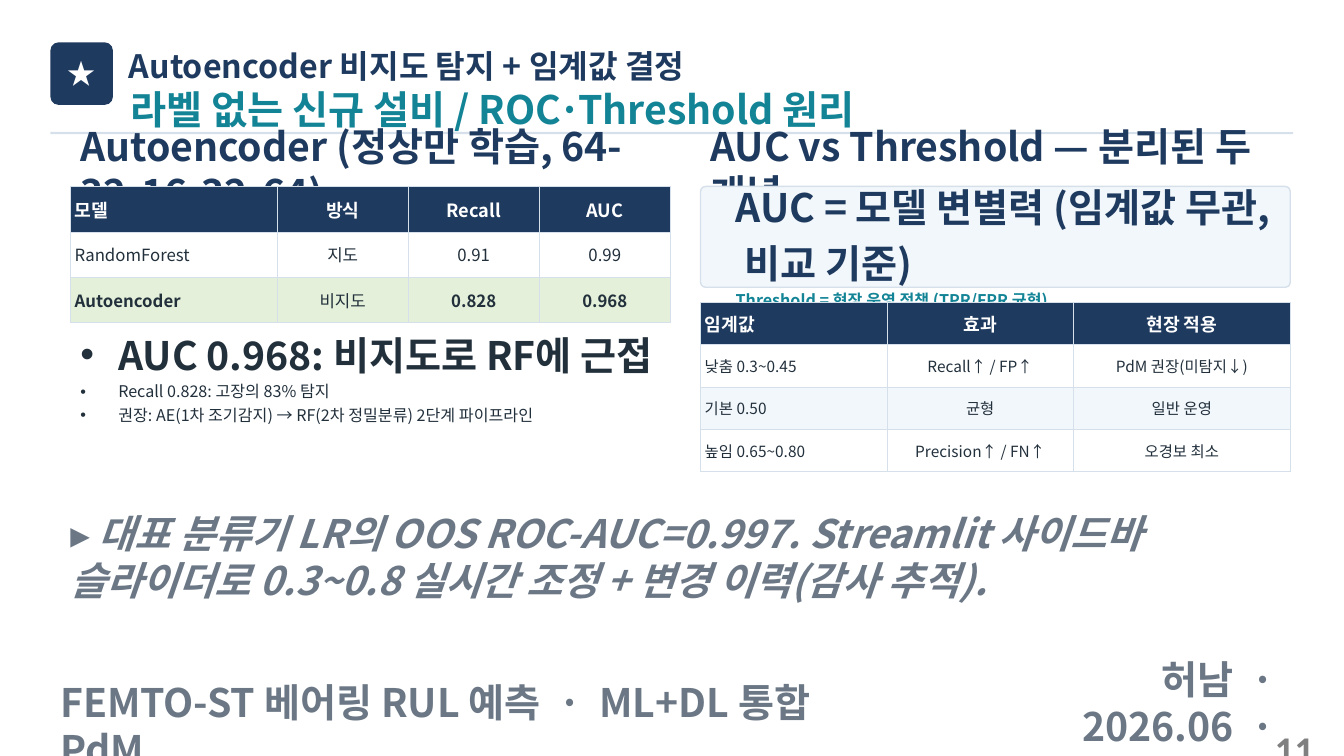
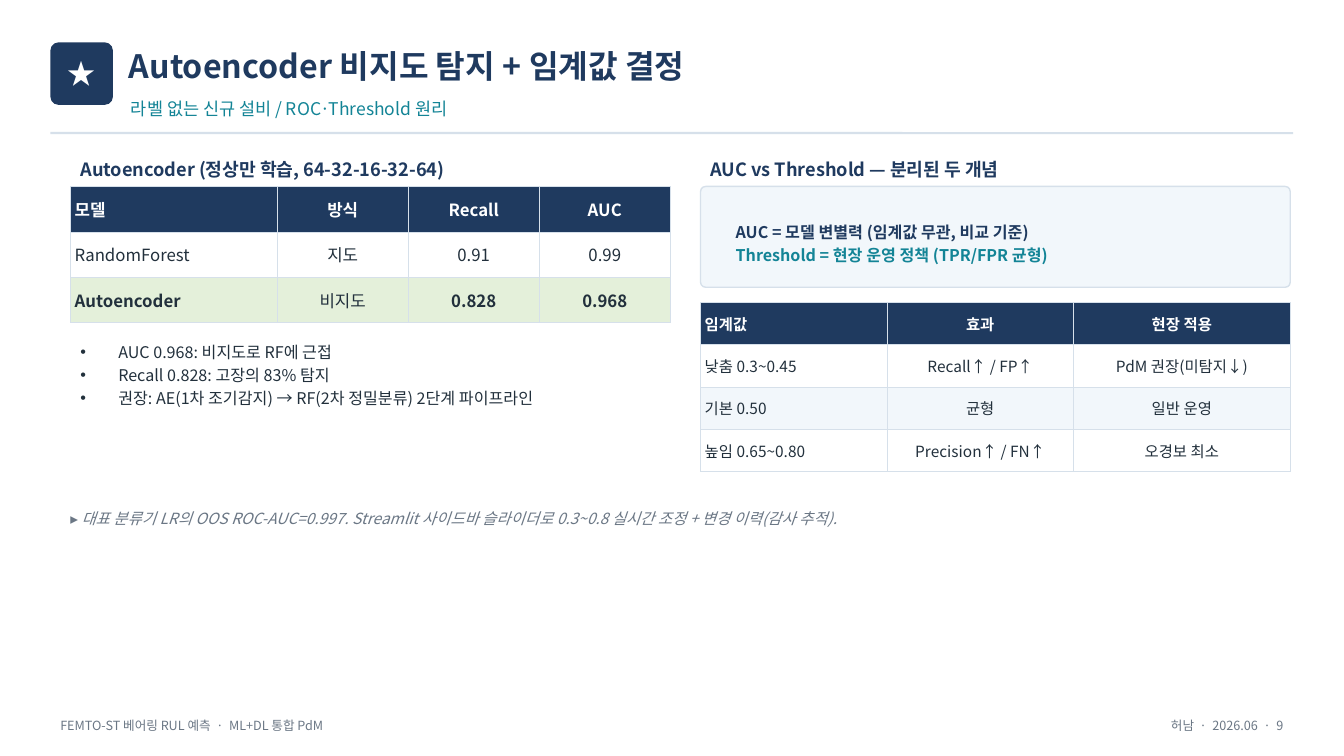
Before and after one commit to vapsnamheo-dev/AISOURCE, a slide deck: slide 11 of Homework/DL_FactoryAutomation/산출물/딥러닝_FEMTO_RUL_발표자료_v2.pptx. Drawn at 1344x756 pixels with LibreOffice and Linux fonts; fonts in the diff are those of the drawing. Boxes give left, top, right and bottom in pixels: in the first picture for what was removed or moved away, otherwise in the second. Text is boxed around its words. In the diff, an @@ line names an element or a change of style, - is before the commit and + after.

Commit message:
docs: PPT v3 신규생성(폰트겹침수정+신규슬라이드5개+페이지번호) / Word v2 버전업

```diff
--- a/Homework/DL_FactoryAutomation/산출물/딥러닝_FEMTO_RUL_발표자료_v2.pptx
+++ b/Homework/DL_FactoryAutomation/산출물/딥러닝_FEMTO_RUL_발표자료_v2.pptx
@@ text "라벨 없는 신규 설비 / ..." at <box>131,100,447,117</box>: size 28 to 12.5 pt, bold off @@
@@ text "Autoencoder (정상만 학습, 64-32-16-32-64)" at <box>80,160,444,180</box>: size 28 to 13 pt @@
@@ text "AUC vs Threshold — 분리된 ..." at <box>710,160,998,178</box>: size 28 to 13 pt @@
@@ table at <box>71,187,670,313</box> @@
@@ size 13 to 12 pt in "모델", "방식", "Recall", "AUC" @@
@@ text at <box>736,224,1029,241</box>: size 28 to 11.5 pt in "AUC = 모델 변별력 (임계값 무관, 비교 ..." @@
@@ table at <box>701,302,1291,463</box> @@
@@ size 13 to 11 pt in "임계값", "효과", "현장 적용" @@
@@ text at <box>118,344,332,360</box>: size 28 to 11.5 pt, bold off in "AUC 0.968: 비지도로 RF에 근접" @@
@@ text "▸ 대표 분류기 LR의 OOS ..." at <box>82,511,837,527</box>: size 28 to 11 pt, bold off @@
@@ text "FEMTO-ST 베어링 RUL 예측 · ..." at <box>60,719,323,731</box>: size 28 to 9 pt, bold off @@
@@ text "허남 · 2026.06 · 9" at <box>1171,719,1283,731</box>: size 28 to 9 pt, bold off @@
@@ text removed at <box>1245,721,1325,749</box> @@
-11
```
Also in this commit, not shown: 13 other slides changed, 5 slides removed, 2 other files.
